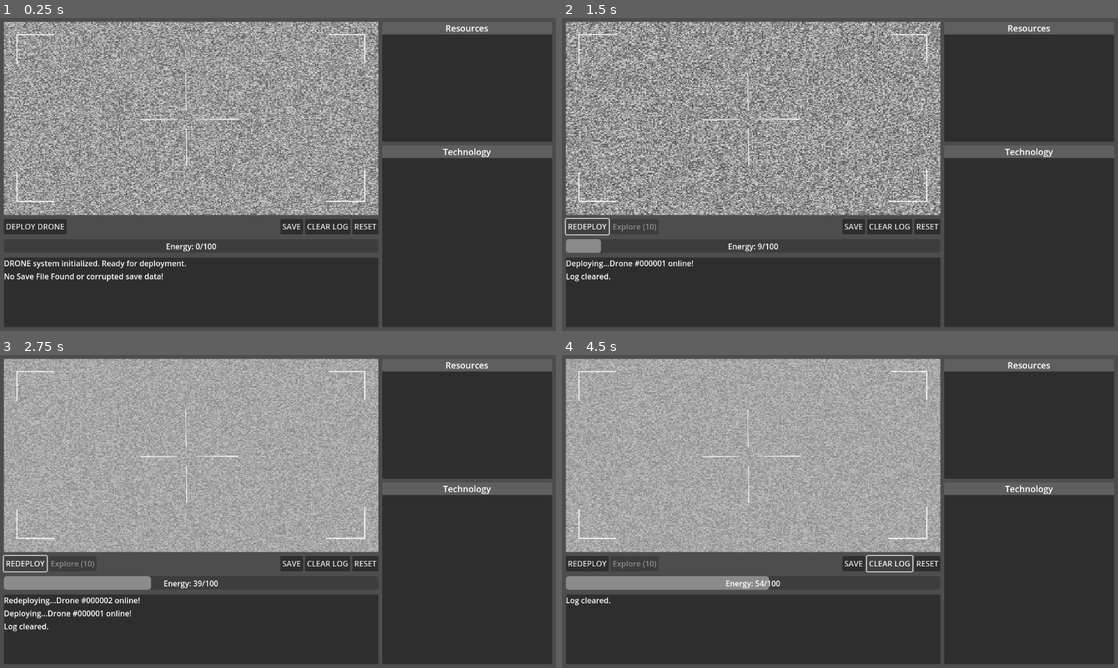
Above: before the commit, frames 1-4 (two rows, left to right).
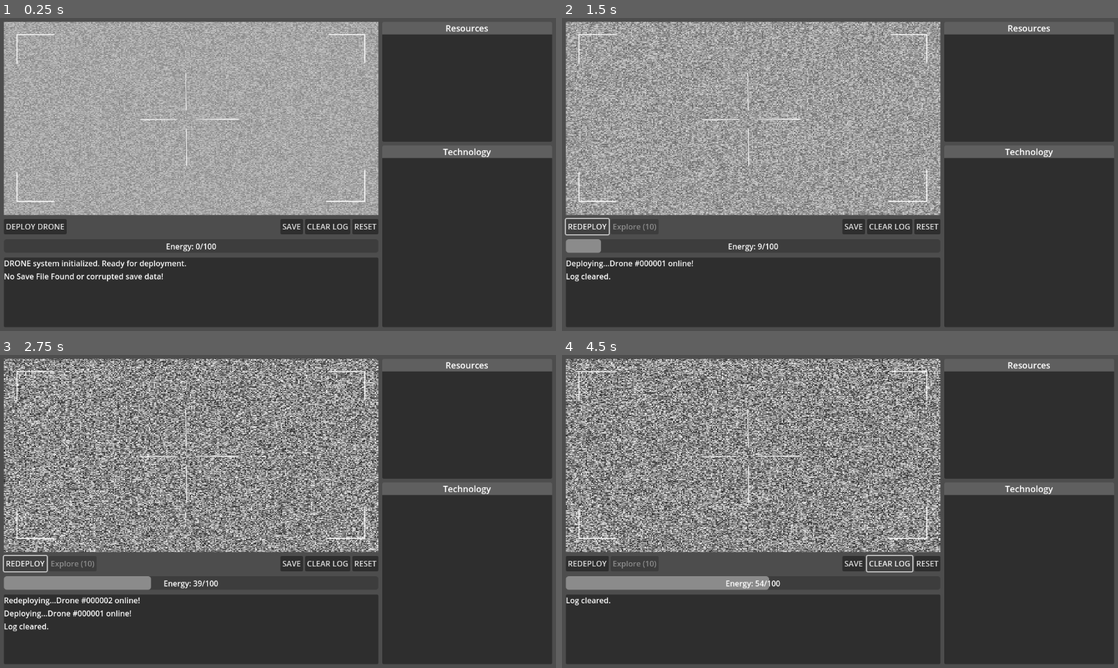
Above: after the commit, the same moments.

Repository: Triysle/drone
Game: Godot game, scene res://scenes/main.tscn
Two runs of this game, one before a commit and one after it. Both use one fixed random seed, a clock stepped at 60 frames per second and the inputs below.
Inputs:
- Up to frame 1 (0.25 s): no input
- Up to frame 2 (1.5 s): click "CLEAR LOG" at 0.5 s; click "DEPLOY DRONE" at 1.25 s
- Up to frame 3 (2.75 s): click "REDEPLOY" at 2 s
- Up to frame 4 (4.5 s): click "CLEAR LOG" at 2.75 s; click "REDEPLOY" at 3.5 s; click "CLEAR LOG" at 4.25 s

The runs differ from the first frame. In frame 1, 9.4% of the frame differs, in the area x 0-68%, y 1-63%; in frame 2, less than 0.1%; in frame 3, 23%, in the area x 0-69%, y 1-63%; in frame 4, 23%.

Commit message:
0.1.6
camera improvements

Diff:
--- a/scripts/managers/location_manager.gd
+++ b/scripts/managers/location_manager.gd
@@ -12,7 +12,7 @@
 var panning_offset: Vector2 = Vector2.ZERO
 var panning_target: Vector2 = Vector2.ZERO
 var panning_speed: float = 0.5  # How quickly it moves to target
-var panning_range: float = 0.02  # Maximum % of screen to pan
+var panning_range: float = 0.015  # Maximum % of screen to pan (reduced to prevent edge issues)
 var panning_timer: Timer
 
 # Images for the camera
@@ -44,6 +44,7 @@
 	static_material.set_shader_parameter("pixel_density", 300)
 	static_material.set_shader_parameter("original_strength", 0.8)
 	static_material.set_shader_parameter("offset", Vector2.ZERO)
+	static_material.set_shader_parameter("zoom_factor", 1.05) # Slight zoom to prevent edge distortion
 
 	# Make sure we start with the static screen
 	current_location = location_images["static"]
@@ -95,6 +96,14 @@
 	if static_material:
 		static_material.set_shader_parameter("offset", Vector2.ZERO)
 
+# Set static effect to a fixed value without animation
+func set_static_fixed(strength: float) -> void:
+	if static_material:
+		static_material.set_shader_parameter("noise_strength", strength)
+		# Kill any existing tween to prevent ongoing animations
+		if static_strength_tween:
+			static_strength_tween.kill()
+
 func animate_static(start_strength: float = 0.8, end_strength: float = 0.1, duration: float = 1.0) -> void:
 	# Kill any existing tween
 	if static_strength_tween:
@@ -178,6 +187,8 @@
 func search() -> Dictionary:
 	remove_available_action("search")
 
+	# Don't modify static effect at all for search action
+
 	var outcome = randi() % 2
 	var result = {}
 
@@ -204,6 +215,8 @@
 # Scan action
 func scan() -> Dictionary:
 	remove_available_action("scan")
+
+	# Don't modify static effect at all for scan action
 
 	# 50% chance to find nothing
 	if randf() < 0.5:
@@ -244,6 +257,8 @@
 func salvage() -> Dictionary:
 	remove_available_action("salvage")
 
+	# Don't modify static effect at all for salvage action
+
 	var resource_options = ["Scrap Metal", "E-Waste", "Plastics"]
 	var resource = resource_options[randi() % resource_options.size()]
 
--- a/scripts/ui/ui_controller.gd
+++ b/scripts/ui/ui_controller.gd
@@ -174,12 +174,11 @@
 		else:
 			# Make sure the path actually exists before trying to load
 			if ResourceLoader.exists(location_path):
-				# Load the texture
+				# Load the texture without changing static effect
 				location_image.texture = load(location_path)
 
-				# When showing a real location, increase original_strength and decrease noise
-				if location_manager:
-					location_manager.animate_static(0.8, 0.3, 0.5)
+				# We don't modify the static effect here at all for location changes
+				# The static effect will only be animated during redeploy and explore actions
 			else:
 				push_error("Could not load image at path: " + location_path)
 
--- a/shaders/static_effect.gdshader
+++ b/shaders/static_effect.gdshader
@@ -10,6 +10,8 @@
 uniform float original_strength : hint_range(0.0, 1.0) = 0.3;
 // Offset for panning effect
 uniform vec2 offset = vec2(0.0, 0.0);
+// Zoom factor to prevent edge distortion
+uniform float zoom_factor : hint_range(1.0, 1.5) = 1.05;
 
 // Random function - returns a random value based on coordinates
 float random(vec2 uv) {
@@ -17,11 +19,16 @@
 }
 
 void fragment() {
+    // Apply zoom factor and center the zoom effect
+    vec2 centered_uv = UV - 0.5;
+    vec2 zoomed_uv = centered_uv / zoom_factor + 0.5;
+
     // Offset the UV coordinates for panning
-    vec2 panned_uv = UV + offset;
+    vec2 panned_uv = zoomed_uv + offset;
 
     // Get the original texture color (or use black if none)
-    vec4 original_color = texture(TEXTURE, panned_uv);
+    // Clamp to ensure we don't sample outside the texture boundaries
+    vec4 original_color = texture(TEXTURE, clamp(panned_uv, vec2(0.0), vec2(1.0)));
 
     // Create pixelated coordinates
     vec2 pixelated_uv = floor(UV * pixel_density) / pixel_density;
